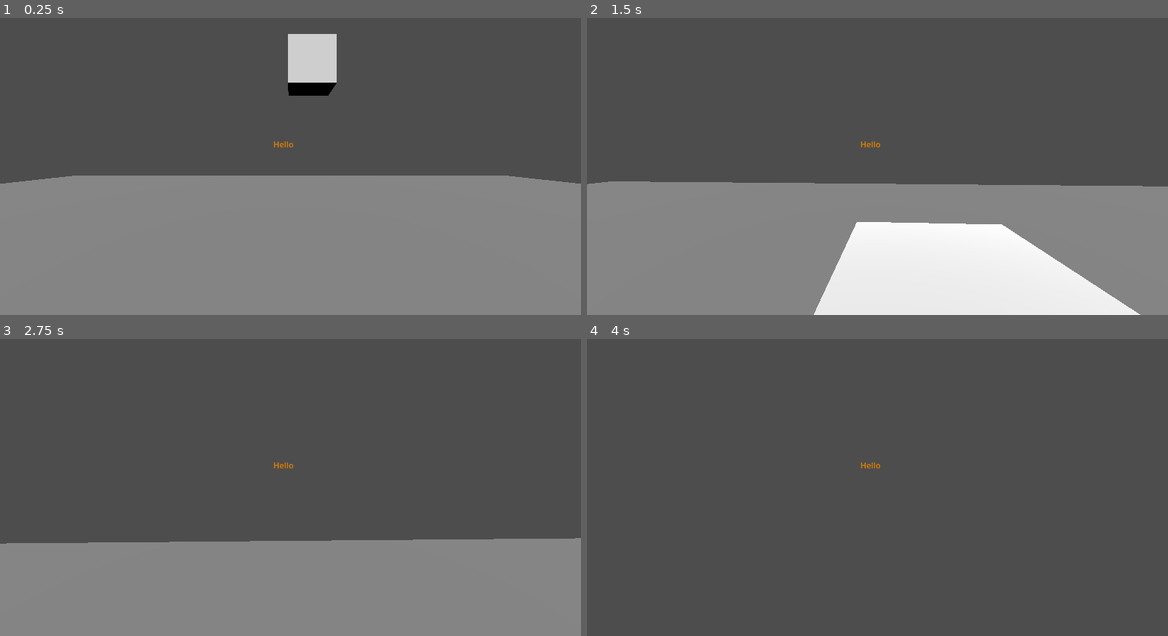
Above: before the commit, frames 1-4 (two rows, left to right).
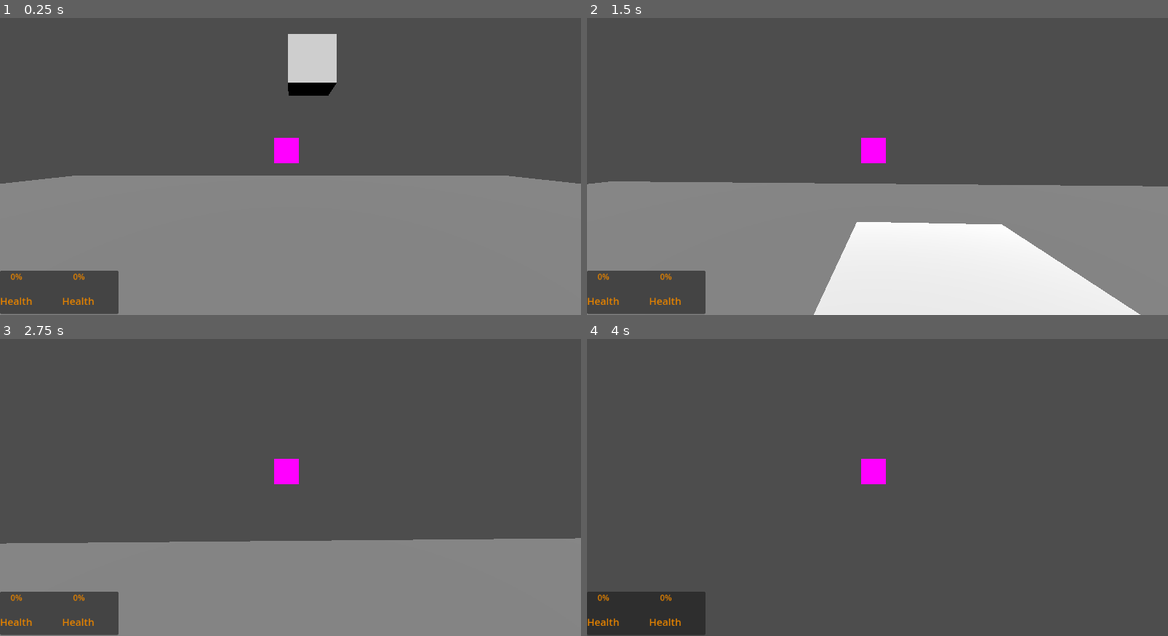
Above: after the commit, the same moments.

Repository: MercuryGames/OGPC-2025
Game: Godot game, scene res://Tests/testroom.tscn
Same seed, same stepped clock (60 frames per second), same inputs: the game is played once before the commit and once after it.
Inputs (mouse positions are in pixels of both pictures, inside the frame that each line leads up to):
- Up to frame 1 (0.25 s): no input
- Up to frame 2 (1.5 s): tap Enter (ui_accept) at 0.5, 0.77 s; move the mouse to (906, 151) at 0.52 s; hold Up (ui_up) from 0.53 s (still down); move the mouse to (848, 154) at 1.27 s
- Up to frame 3 (2.75 s): keep holding Up (ui_up); tap Enter (ui_accept) at 1.52 s; move the mouse to (302, 466) at 2.02 s
- Up to frame 4 (4 s): keep holding Up (ui_up); move the mouse to (871, 478) at 2.77 s; tap Enter (ui_accept) at 3.02, 3.5, 3.77 s; move the mouse to (918, 475) at 3.52 s

The runs differ from the first frame. In frame 1, 3.4% of the frame differs, in the area x 0-52%, y 40-100%; in frame 2, 3.4%; in frame 3, 3.4%; in frame 4, 3.3%.

Commit message:
basic UI work

Diff:
--- /dev/null
+++ b/UI.tres
@@ -0,0 +1,9 @@
+[gd_resource type="Theme" load_steps=2 format=3 uid="uid://ceb54j815ji87"]
+
+[sub_resource type="StyleBoxEmpty" id="StyleBoxEmpty_mkurb"]
+
+[resource]
+/colors/orange = Color(0.937109, 0.479151, 0, 1)
+Label/colors/font_color = Color(0.885915, 0.505474, 0, 1)
+ProgressBar/colors/font_color = Color(0.886275, 0.505882, 0, 1)
+ProgressBar/styles/background = SubResource("StyleBoxEmpty_mkurb")
--- a/player.gd
+++ b/player.gd
@@ -48,7 +48,7 @@
 		var interactable = interaction_raycast.get_collider()
 		interaction_is_reset = false
 		if interactable != null and interactable.has_method("interact"):
-			interaction_label.text = "Press E to interact"
+			interaction_label.text = "E to interact"
 		else:
 			interaction_label.text = ""
 
--- a/player.tscn
+++ b/player.tscn
@@ -1,12 +1,12 @@
-[gd_scene load_steps=4 format=3 uid="uid://bqfg257x73pjd"]
+[gd_scene load_steps=5 format=3 uid="uid://bqfg257x73pjd"]
 
 [ext_resource type="Script" path="res://player.gd" id="1_xq87f"]
+[ext_resource type="Theme" uid="uid://ceb54j815ji87" path="res://UI.tres" id="2_ecp58"]
 
 [sub_resource type="CapsuleShape3D" id="CapsuleShape3D_qc8b6"]
 
-[sub_resource type="Theme" id="Theme_bxte4"]
-/colors/orange = Color(0.937109, 0.479151, 0, 1)
-Label/colors/font_color = Color(0.885915, 0.505474, 0, 1)
+[sub_resource type="PlaceholderTexture2D" id="PlaceholderTexture2D_brkr6"]
+size = Vector2(50, 50)
 
 [node name="Player" type="CharacterBody3D"]
 transform = Transform3D(0.999008, 0, 0, 0, 0.999008, 0, 0, 0, 0.999008, 0, 0, 0)
@@ -27,19 +27,58 @@
 
 [node name="CanvasLayer" type="CanvasLayer" parent="Camera3D"]
 
-[node name="Label" type="Label" parent="Camera3D/CanvasLayer"]
+[node name="Panel" type="Panel" parent="Camera3D/CanvasLayer"]
+offset_top = 560.0
+offset_right = 235.0
+offset_bottom = 646.0
+
+[node name="HSplitContainer" type="HSplitContainer" parent="Camera3D/CanvasLayer/Panel"]
+layout_mode = 0
+offset_right = 235.0
+offset_bottom = 86.0
+
+[node name="Health_Container" type="VSplitContainer" parent="Camera3D/CanvasLayer/Panel/HSplitContainer"]
+layout_mode = 2
+
+[node name="Meter_Health" type="ProgressBar" parent="Camera3D/CanvasLayer/Panel/HSplitContainer/Health_Container"]
 unique_name_in_owner = true
-anchors_preset = 8
-anchor_left = 0.5
-anchor_top = 0.5
-anchor_right = 0.5
-anchor_bottom = 0.5
-offset_left = -34.0
-offset_top = -27.5
-offset_right = 34.0
-offset_bottom = 27.5
-grow_horizontal = 2
-grow_vertical = 2
-theme = SubResource("Theme_bxte4")
-text = "Hello
-"
+layout_mode = 2
+theme = ExtResource("2_ecp58")
+
+[node name="Label_Health" type="Label" parent="Camera3D/CanvasLayer/Panel/HSplitContainer/Health_Container"]
+unique_name_in_owner = true
+layout_mode = 2
+theme = ExtResource("2_ecp58")
+theme_override_font_sizes/font_size = 20
+text = "Health"
+horizontal_alignment = 1
+
+[node name="Food_Container" type="VSplitContainer" parent="Camera3D/CanvasLayer/Panel/HSplitContainer"]
+layout_mode = 2
+
+[node name="Meter_Food" type="ProgressBar" parent="Camera3D/CanvasLayer/Panel/HSplitContainer/Food_Container"]
+layout_mode = 2
+theme = ExtResource("2_ecp58")
+
+[node name="Label_Food" type="Label" parent="Camera3D/CanvasLayer/Panel/HSplitContainer/Food_Container"]
+layout_mode = 2
+theme = ExtResource("2_ecp58")
+theme_override_font_sizes/font_size = 20
+text = "Health"
+horizontal_alignment = 1
+
+[node name="VSplitContainer" type="VSplitContainer" parent="Camera3D/CanvasLayer"]
+offset_left = 540.0
+offset_top = 272.0
+offset_right = 598.0
+offset_bottom = 295.0
+
+[node name="Sprite2D" type="Sprite2D" parent="Camera3D/CanvasLayer/VSplitContainer"]
+position = Vector2(28, 49)
+texture = SubResource("PlaceholderTexture2D_brkr6")
+
+[node name="Label" type="Label" parent="Camera3D/CanvasLayer/VSplitContainer"]
+unique_name_in_owner = true
+layout_mode = 2
+theme = ExtResource("2_ecp58")
+horizontal_alignment = 1
